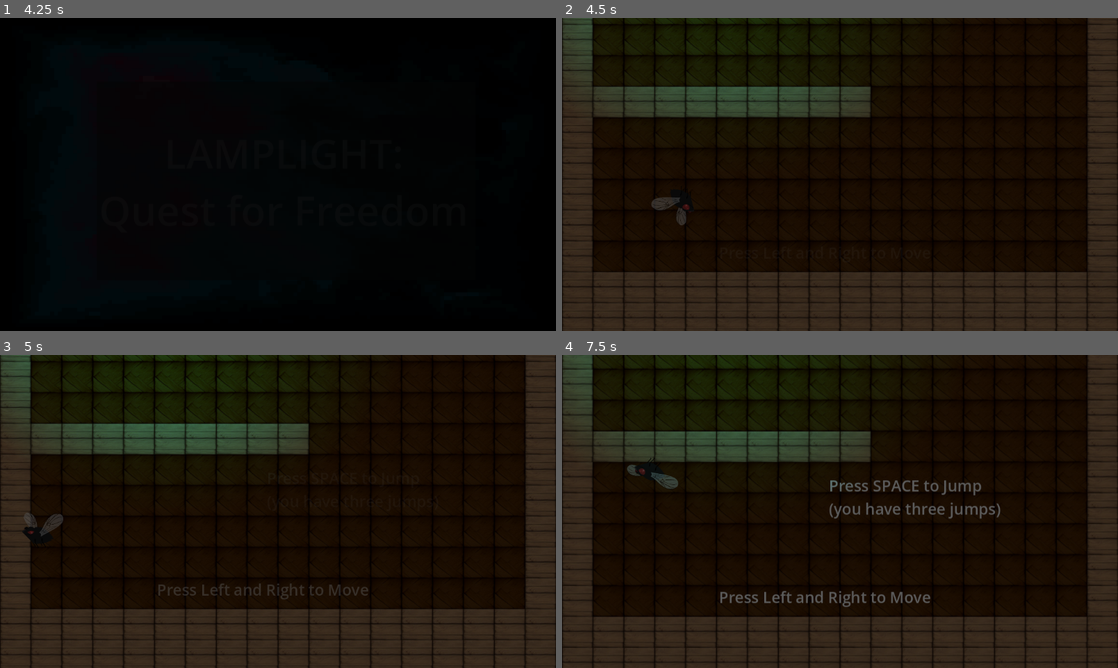
Above: before the commit, frames 1-4 (two rows, left to right).
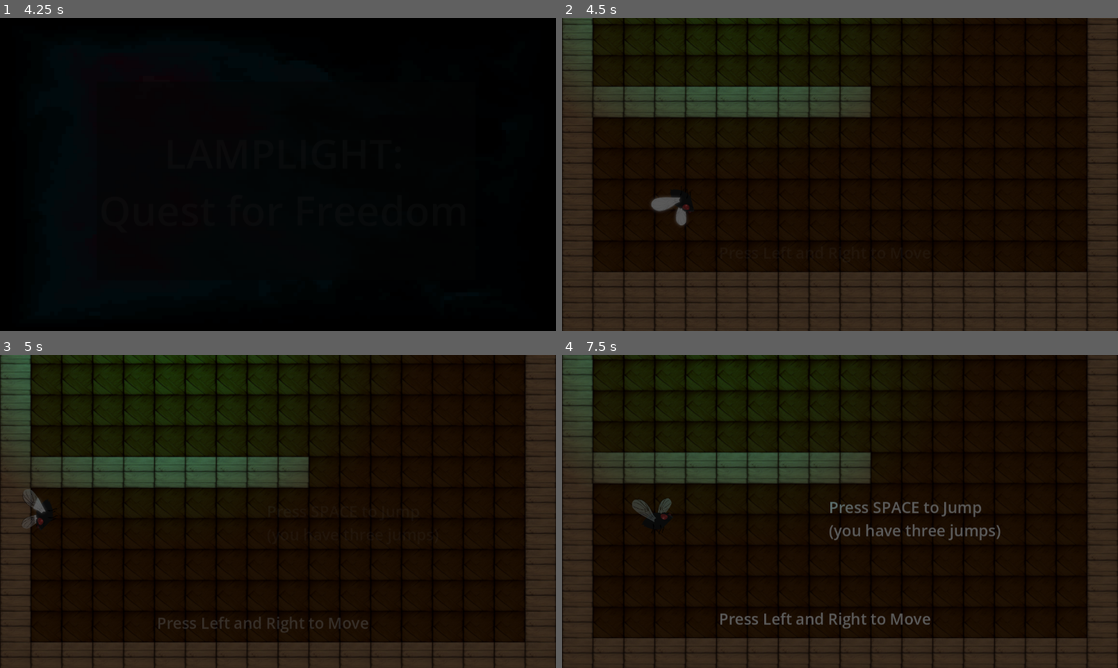
Above: after the commit, the same moments.

Repository: GarterSnake502/Lamplight-Quest-For-Freedom
Game: Godot game, scene res://Scenes/intro.tscn
Same seed, same stepped clock (60 frames per second), same inputs: the game is played once before the commit and once after it. Sound files missing from this copy of the repository are replaced by a short silence.
Inputs:
- Up to frame 1 (4.25 s): hold D (Move Right) 0.53-2.03 s; tap Z (attack) at 0.6, 1.55, 2.1, 2.85 s; tap Space (Jump) at 0.77, 0.8, 1.07, 1.35, 1.52, 1.82, 2.3, 3.02, 3.32, 3.6, 3.77, 4.07 s; hold A (Move Left) 2.03-2.78 s; hold D (Move Right) from 2.78 s (still down)
- Up to frame 2 (4.5 s): release D (Move Right) at 4.28 s; hold A (Move Left) from 4.28 s (still down); tap Z (attack) at 4.35 s
- Up to frame 3 (5 s): keep holding A (Move Left); tap Space (Jump) at 4.52, 4.82 s
- Up to frame 4 (7.5 s): tap Space (Jump) at 5, 5.3, 5.75, 5.85, 6.02, 6.32, 6.5, 6.77, 6.8, 7.07, 7.25 s; release A (Move Left) at 5.03 s; hold D (Move Right) 5.03-5.78 s; tap Z (attack) at 5.1, 6.05, 6.6, 7.35 s; hold A (Move Left) 5.78-7.28 s; hold D (Move Right) from 7.28 s (still down)

Frame 1 is identical in both runs. In frame 2, 0.3% of the frame differs, in the area x 16-23%, y 57-67%; in frame 3, 18%, in the area x 0-100%, y 0-97%; in frame 4, 15%.
Error before the commit: Cannot call method 'change_scene_to_file' on a null value. (res://scripts/intro.gd:31)

Commit message:
Added brighter wings, + fixed crash issue on intro and outro

Diff:
--- a/Scenes/Player/player.tscn
+++ b/Scenes/Player/player.tscn
@@ -1,7 +1,7 @@
 [gd_scene load_steps=11 format=3 uid="uid://dke3qtjvucvep"]
 
 [ext_resource type="Script" uid="uid://bp0c8toek36e" path="res://scripts/Player/player.gd" id="1_a3d8c"]
-[ext_resource type="Texture2D" uid="uid://bvxmrrnn46yqj" path="res://assets/evil_fly_idl.png" id="1_uvnfx"]
+[ext_resource type="Texture2D" uid="uid://cubro6g4wu3fk" path="res://assets/evil_fly_idle3.png" id="2_xpcdj"]
 [ext_resource type="Texture2D" uid="uid://c2nodi7ja6llp" path="res://assets/evil_fly_attack.png" id="3_xpcdj"]
 
 [sub_resource type="Animation" id="Animation_mtuoh"]
@@ -105,45 +105,6 @@
 "transitions": PackedFloat32Array(1, 1),
 "update": 0,
 "values": [0.0, 6.2831855]
-}
-
-[sub_resource type="Animation" id="Animation_xpcdj"]
-resource_name = "idle"
-tracks/0/type = "value"
-tracks/0/imported = false
-tracks/0/enabled = true
-tracks/0/path = NodePath("idle:frame")
-tracks/0/interp = 1
-tracks/0/loop_wrap = true
-tracks/0/keys = {
-"times": PackedFloat32Array(0, 0.1, 0.2, 0.3, 0.4, 0.5, 0.6, 0.7, 0.8, 0.9),
-"transitions": PackedFloat32Array(1, 1, 1, 1, 1, 1, 1, 1, 1, 1),
-"update": 1,
-"values": [0, 1, 2, 3, 4, 5, 6, 7, 8, 9]
-}
-tracks/1/type = "value"
-tracks/1/imported = false
-tracks/1/enabled = true
-tracks/1/path = NodePath("attack:visible")
-tracks/1/interp = 1
-tracks/1/loop_wrap = true
-tracks/1/keys = {
-"times": PackedFloat32Array(0),
-"transitions": PackedFloat32Array(1),
-"update": 1,
-"values": [false]
-}
-tracks/2/type = "value"
-tracks/2/imported = false
-tracks/2/enabled = true
-tracks/2/path = NodePath("idle:visible")
-tracks/2/interp = 1
-tracks/2/loop_wrap = true
-tracks/2/keys = {
-"times": PackedFloat32Array(0),
-"transitions": PackedFloat32Array(1),
-"update": 1,
-"values": [true]
 }
 
 [sub_resource type="Animation" id="Animation_dd0ac"]
@@ -198,6 +159,45 @@
 "values": [false, true, false]
 }
 
+[sub_resource type="Animation" id="Animation_xpcdj"]
+resource_name = "idle"
+tracks/0/type = "value"
+tracks/0/imported = false
+tracks/0/enabled = true
+tracks/0/path = NodePath("idle:frame")
+tracks/0/interp = 1
+tracks/0/loop_wrap = true
+tracks/0/keys = {
+"times": PackedFloat32Array(0, 0.1, 0.2, 0.3, 0.4, 0.5, 0.6, 0.7, 0.8, 0.9),
+"transitions": PackedFloat32Array(1, 1, 1, 1, 1, 1, 1, 1, 1, 1),
+"update": 1,
+"values": [0, 1, 2, 3, 4, 5, 6, 7, 8, 9]
+}
+tracks/1/type = "value"
+tracks/1/imported = false
+tracks/1/enabled = true
+tracks/1/path = NodePath("attack:visible")
+tracks/1/interp = 1
+tracks/1/loop_wrap = true
+tracks/1/keys = {
+"times": PackedFloat32Array(0),
+"transitions": PackedFloat32Array(1),
+"update": 1,
+"values": [false]
+}
+tracks/2/type = "value"
+tracks/2/imported = false
+tracks/2/enabled = true
+tracks/2/path = NodePath("idle:visible")
+tracks/2/interp = 1
+tracks/2/loop_wrap = true
+tracks/2/keys = {
+"times": PackedFloat32Array(0),
+"transitions": PackedFloat32Array(1),
+"update": 1,
+"values": [true]
+}
+
 [sub_resource type="AnimationLibrary" id="AnimationLibrary_htcer"]
 _data = {
 &"RESET": SubResource("Animation_mtuoh"),
@@ -223,7 +223,7 @@
 }
 
 [node name="idle" type="Sprite2D" parent="."]
-texture = ExtResource("1_uvnfx")
+texture = ExtResource("2_xpcdj")
 hframes = 10
 
 [node name="attack" type="Sprite2D" parent="."]
--- a/scripts/Player/player.gd
+++ b/scripts/Player/player.gd
@@ -4,11 +4,18 @@
 const JUMP_VEL: float = -1000
 const GRAVITY: float = 40
 const MAX_FALL: float = 1000
-const MAX_JUMPS: int = 2
+const MAX_JUMPS: int = 3
 
-var jumps_remaining: int = 2
+const TEXTURES: Array[CompressedTexture2D] = [preload("res://assets/evil_fly_idle0.png"), preload("res://assets/evil_fly_idle1.png"), preload("res://assets/evil_fly_idle2.png"), preload("res://assets/evil_fly_idle3.png")]
+
+var jumps_remaining: int = 3
 
 var attacking: bool = false
+
+func update_jumps(new_jumps):
+	new_jumps = min(MAX_JUMPS, new_jumps)
+	jumps_remaining = new_jumps
+	$idle.texture = TEXTURES[new_jumps]
 
 func _physics_process(delta):
 
@@ -29,18 +36,18 @@
 	if !(velocity.y >= MAX_FALL):
 		velocity.y += GRAVITY
 
+	if Input.is_action_just_pressed("Jump") and jumps_remaining > 0:
+		$anim.play("idle")
+		jump()
+		update_jumps(jumps_remaining - 1)
+	elif is_on_floor():
+		update_jumps(MAX_JUMPS)
+		$idle.rotation = 0
+		$anim.play("idle")
+
 	if !attacking: # no animations, jumping, or refilling jumps
-		if Input.is_action_just_pressed("Jump") and jumps_remaining > 0:
-			$anim.play("idle")
-			jump()
-			jumps_remaining -= 1
-
 		if Input.is_action_just_pressed("attack"):
 			attack()
-
-		elif is_on_floor():
-			jumps_remaining = MAX_JUMPS
-			$anim.play("idle")
 		elif velocity.y > 0:
 			$anim.stop()
 
@@ -64,4 +71,4 @@
 			body.lamp_fall("left")
 		else:
 			body.lamp_fall("right")
-		jumps_remaining += 1
+		update_jumps(jumps_remaining +  1)
--- a/scripts/game.gd
+++ b/scripts/game.gd
@@ -1,6 +1,6 @@
 extends Node2D
 
-var max_score = 59
+var max_score = 60
 
 func _on_music_finished() -> void:
 	$music.play()
--- a/scripts/intro.gd
+++ b/scripts/intro.gd
@@ -25,7 +25,7 @@
 		elif index == sayings.size():
 				$anim.play("LAMPLIGHT")
 				index += 1
-		else:
+		elif $anim.assigned_animation != "fade out":
 			$anim.play("fade out")
 			await $anim.animation_finished
 			get_tree().change_scene_to_file("res://Scenes/game.tscn")
--- a/scripts/outro.gd
+++ b/scripts/outro.gd
@@ -1,7 +1,7 @@
 extends Control
 
 var final_score
-var max_score = 59
+var max_score = 60
 var message
 
 func _ready() -> void:
@@ -34,7 +34,7 @@
 
 func _process(delta: float) -> void:
 
-	if Input.is_action_just_pressed("Jump"):
+	if Input.is_action_just_pressed("Jump") and $anim.assigned_animation != "fade out":
 		Score.moths = 0
 		Score.lamps = 0
 		$anim.play("fade out")
Binary file added: assets/evil_fly_idle0.png
Not shown, added: assets/evil_fly_idle0.png.import
Binary file added: assets/evil_fly_idle1.png
Not shown, added: assets/evil_fly_idle1.png.import
Binary file added: assets/evil_fly_idle2.png
Not shown, added: assets/evil_fly_idle2.png.import
Binary file added: assets/evil_fly_idle3.png
Not shown, added: assets/evil_fly_idle3.png.import
Binary file added: assets/glow0.png
Not shown, added: assets/glow0.png.import
Binary file added: assets/glow1.png
Not shown, added: assets/glow1.png.import
(and 4 more such lines)
